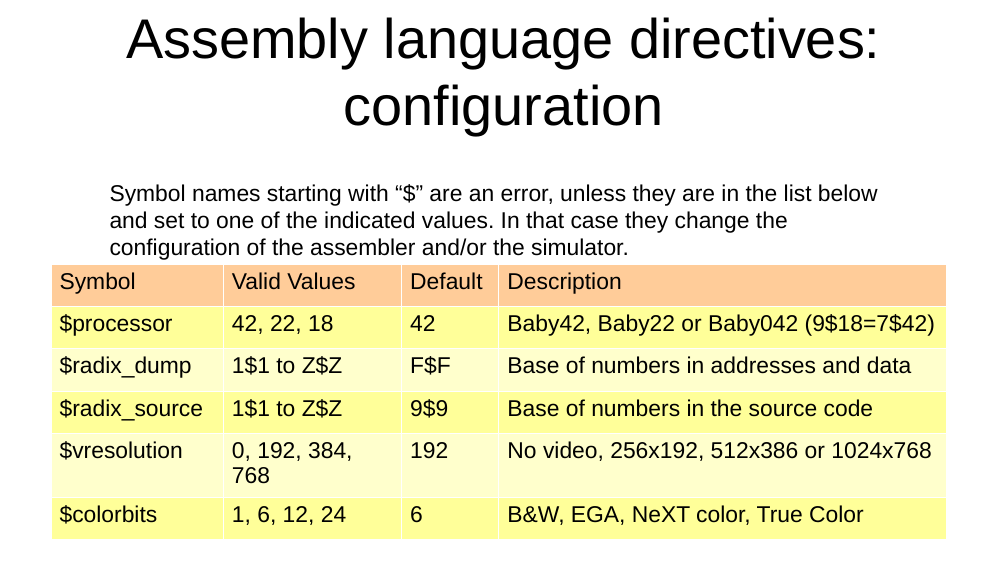
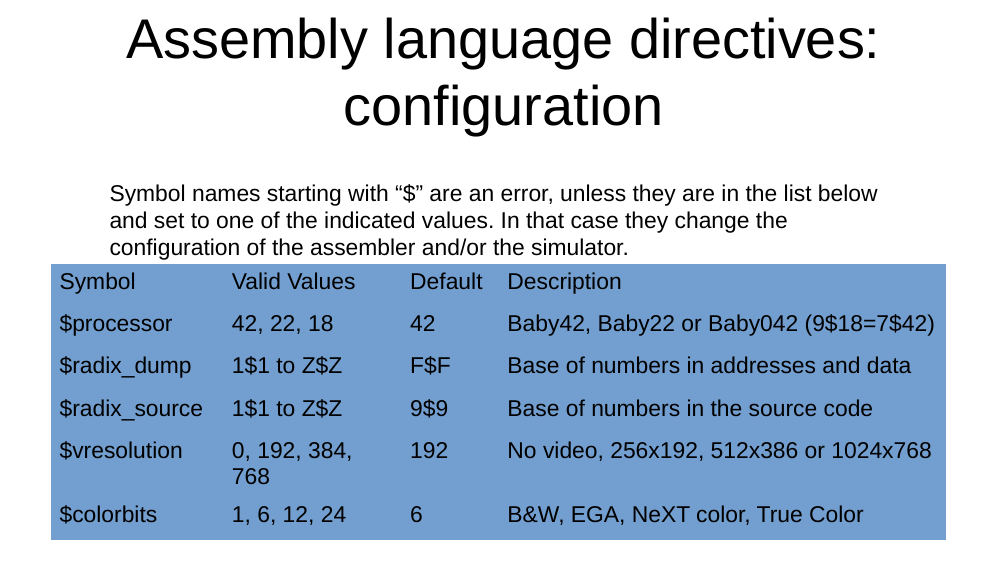
Before and after one commit to jeceljr/baby42, a slide deck: slide 27 of doc/baby42_slides.odp. Drawn at 1008x567 pixels with LibreOffice and Linux fonts; fonts in the diff are those of the drawing. Boxes give left, top, right and bottom in pixels: in the first picture for what was removed or moved away, otherwise in the second. Text is boxed around its words. In the diff, an @@ line names an element or a change of style, - is before the commit and + after.

```diff
--- a/doc/baby42_slides.odp
+++ b/doc/baby42_slides.odp
@@ table at (50, 264, 945, 537) @@
@@ fill #FFCC99 to #729FCF in row 1 @@
@@ fill #FFFF99 to #729FCF in 12 cells @@
@@ fill #FFFFCC to #729FCF in 8 cells @@
@@ borders changed @@
```
Also in this commit, not shown: 14 other slides changed, 1 other file.
